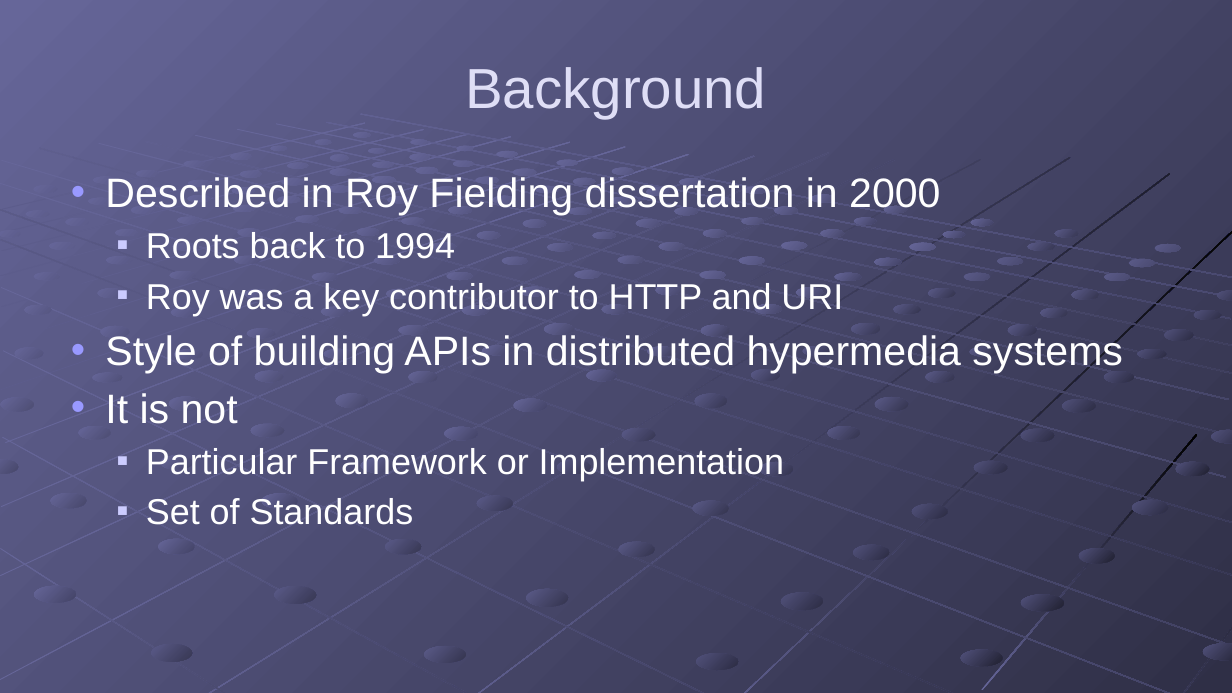
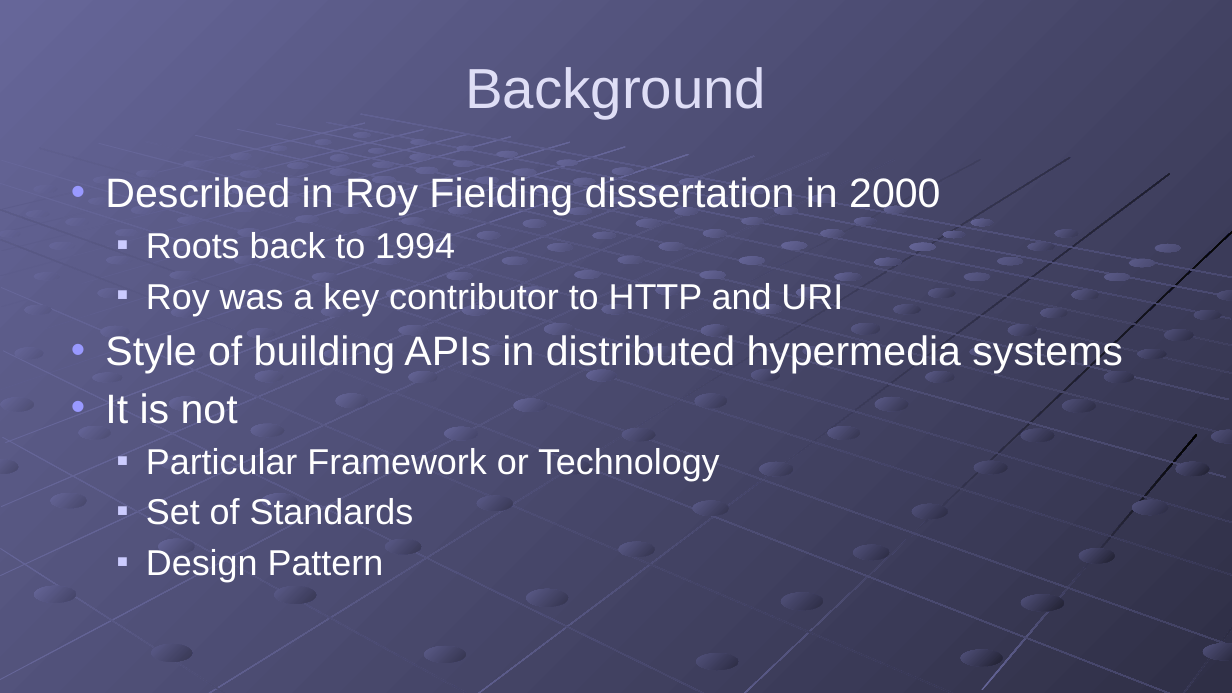
Before and after one commit to gregsohl/RESTFul_API_Presentation, a slide deck: slide 2 of Presentation/RESTful APIs.pptx. Drawn at 1232x693 pixels with LibreOffice and Linux fonts; fonts in the diff are those of the drawing. Boxes give left, top, right and bottom in pixels: in the first picture for what was removed or moved away, otherwise in the second. Text is boxed around its words. In the diff, an @@ line names an element or a change of style, - is before the commit and + after.

```diff
--- a/Presentation/RESTful APIs.pptx
+++ b/Presentation/RESTful APIs.pptx
@@ text at <box>146,448,720,481</box>: text changed @@
-  ■ Particular Framework or Implementation
+  ■ Particular Framework or Technology
@@ text at <box>146,549,384,582</box>: paragraph added @@
+  ■ Design Pattern
```
Also in this commit, not shown: 1 other slide changed, 7 slides added.
